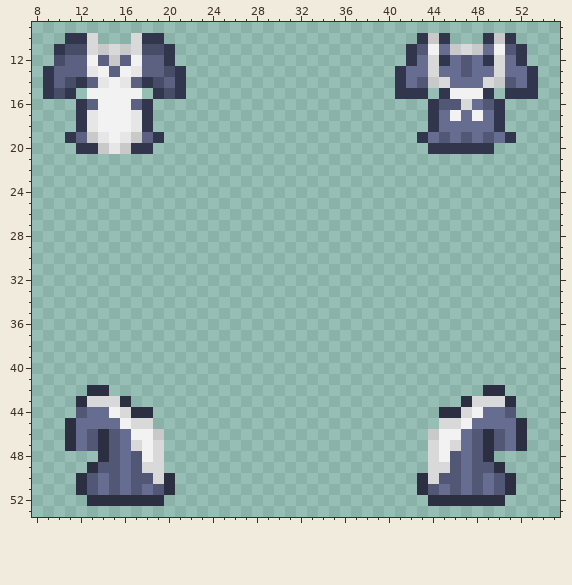
Pixel-art sprite, stored at Resources/Textures/Clothing/Uniforms/Jumpskirt/janimaid.rsi/equipped-INNERCLOTHING-monkey.png. That is the earlier state.
The file is 64x64 pixels. Colours within 5 levels of each other are drawn and written as one. Shown: x 8..55, y 9..53.
And afterwards:
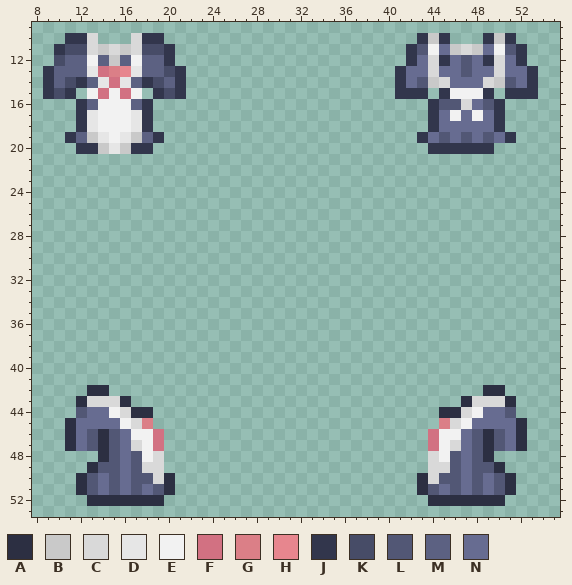
Palette (. is transparent): A #2c2f42  B #c9c9c9  C #d9d9d9  D #e6e6e6  E #f2f2f2  F #d27182  G #db7f87  H #e7868e  J #32364c  K #474c67  L #525775  M #5c6182  N #676c91
The edit:
Changed rows in their new state; - is an unchanged pixel.
first column x 14:
13 FGH
14 -F-
15 F-F
first column x 18:
45 G--------------------------G
46 -F------------------------F-
47 -F------------------------F-
